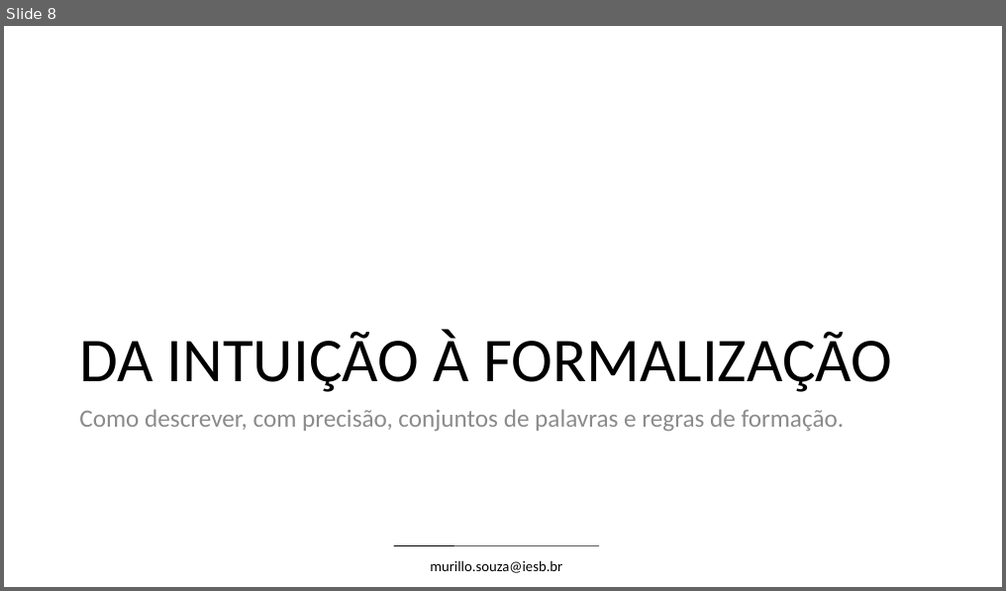
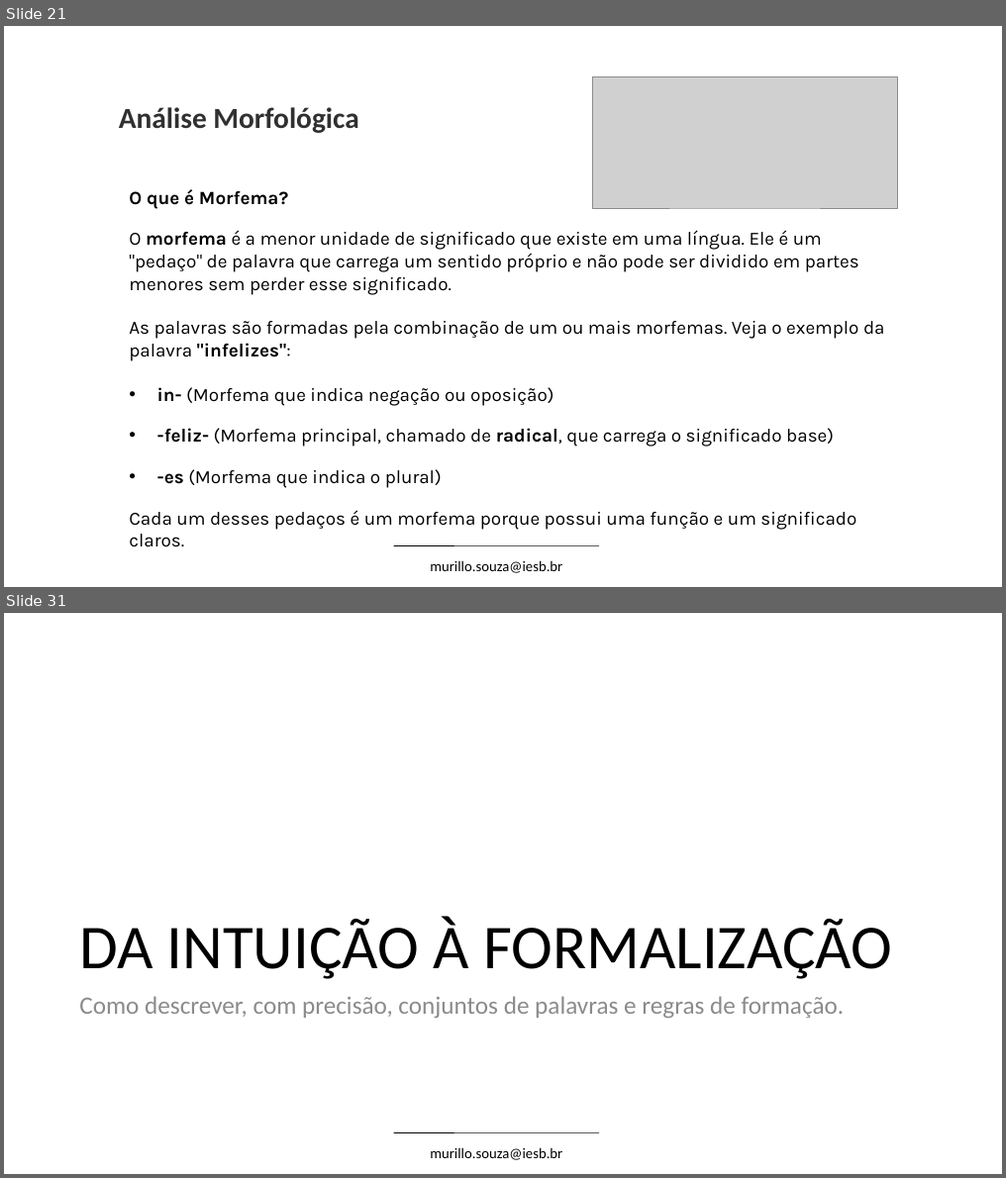
Before and after one commit to Thaynara3/linguagens_formais_e_automatos, a slide deck: conteudo/Unidade_1_Linguagens_Formais_e_Automatos.pptx. Shown one above the other, each under a label of ours: slide 8 before the commit, slides 21 and 31 after it; the slides between them are not shown. The pictures are 1006x591 and 1006x1178 pixels, drawn with LibreOffice and Linux fonts; fonts in the diff are those of the drawing; grey boxes stand for pictures; background and template pictures are left out. Boxes give left, top, right and bottom in pixels: in the first picture for what was removed or moved away, otherwise in the second. Text is boxed around its words. In the diff, an @@ line names an element or a change of style, - is before the commit and + after.

```diff
--- a/conteudo/Unidade_1_Linguagens_Formais_e_Automatos.pptx
+++ b/conteudo/Unidade_1_Linguagens_Formais_e_Automatos.pptx
@@ slide 21 added at (4,26,1002,587), background #FFFFFF; not listed: 2 template elements that a slide beside it also shows @@
@@ picture added at (592,77,897,209) @@
@@ text added at (119,107,358,133), 28 pt, text #303030, bold @@
+Análise Morfológica
@@ text added at (129,189,885,548), 18 pt, text #000000 @@
+O que é Morfema?
+O morfema é a menor unidade de significado que existe em uma língua. Ele é um "pedaço" de palavra que carrega um sentido próprio e não pode ser dividido em partes menores sem perder esse significado.
+As palavras são formadas pela combinação de um ou mais morfemas. Veja o exemplo da palavra "infelizes":
+• in- (Morfema que indica negação ou oposição)
+• -feliz- (Morfema principal, chamado de radical, que carrega o significado base)
+• -es (Morfema que indica o plural)
+Cada um desses pedaços é um morfema porque possui uma função e um significado claros.
@@ what was slide 8 is now slide 31 @@
```
Also in this commit, not shown: 22 other slides added.
